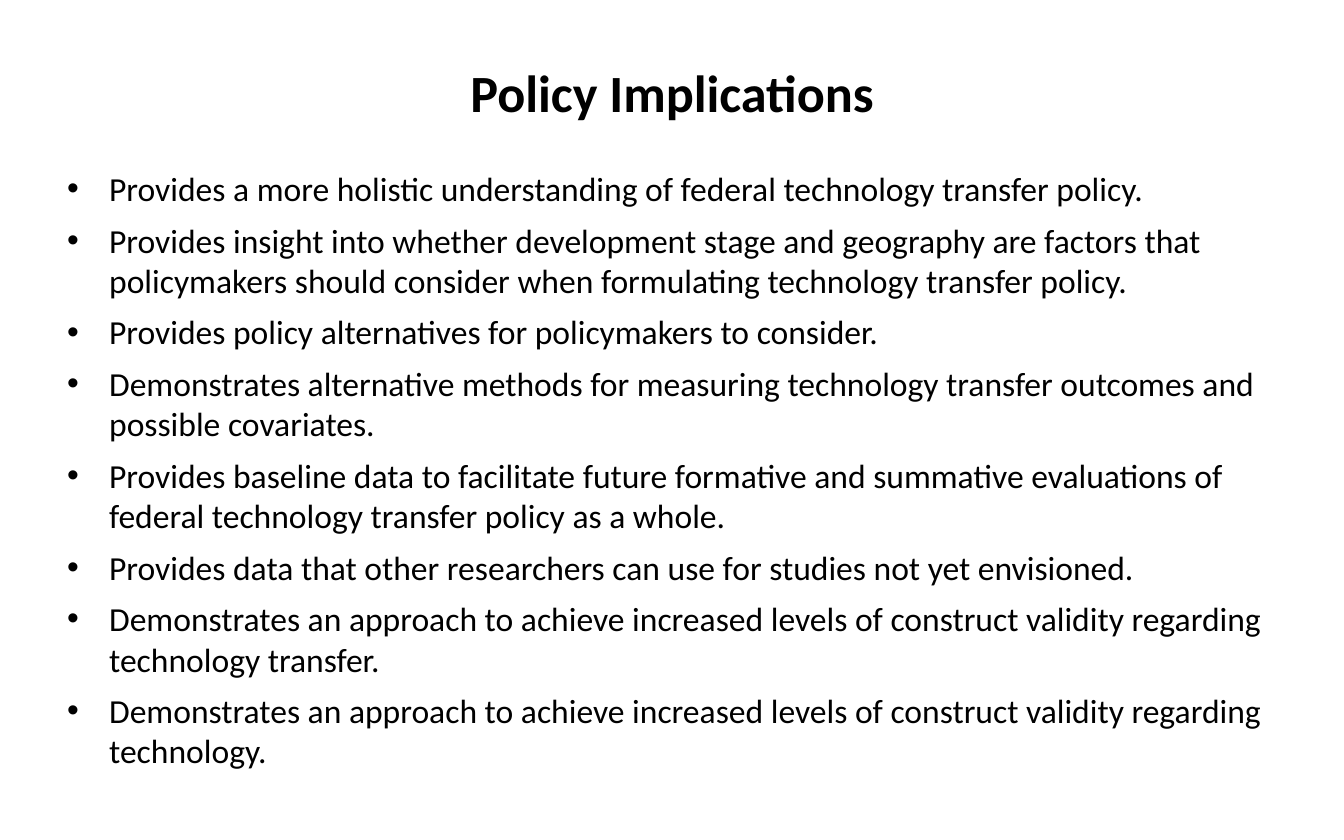
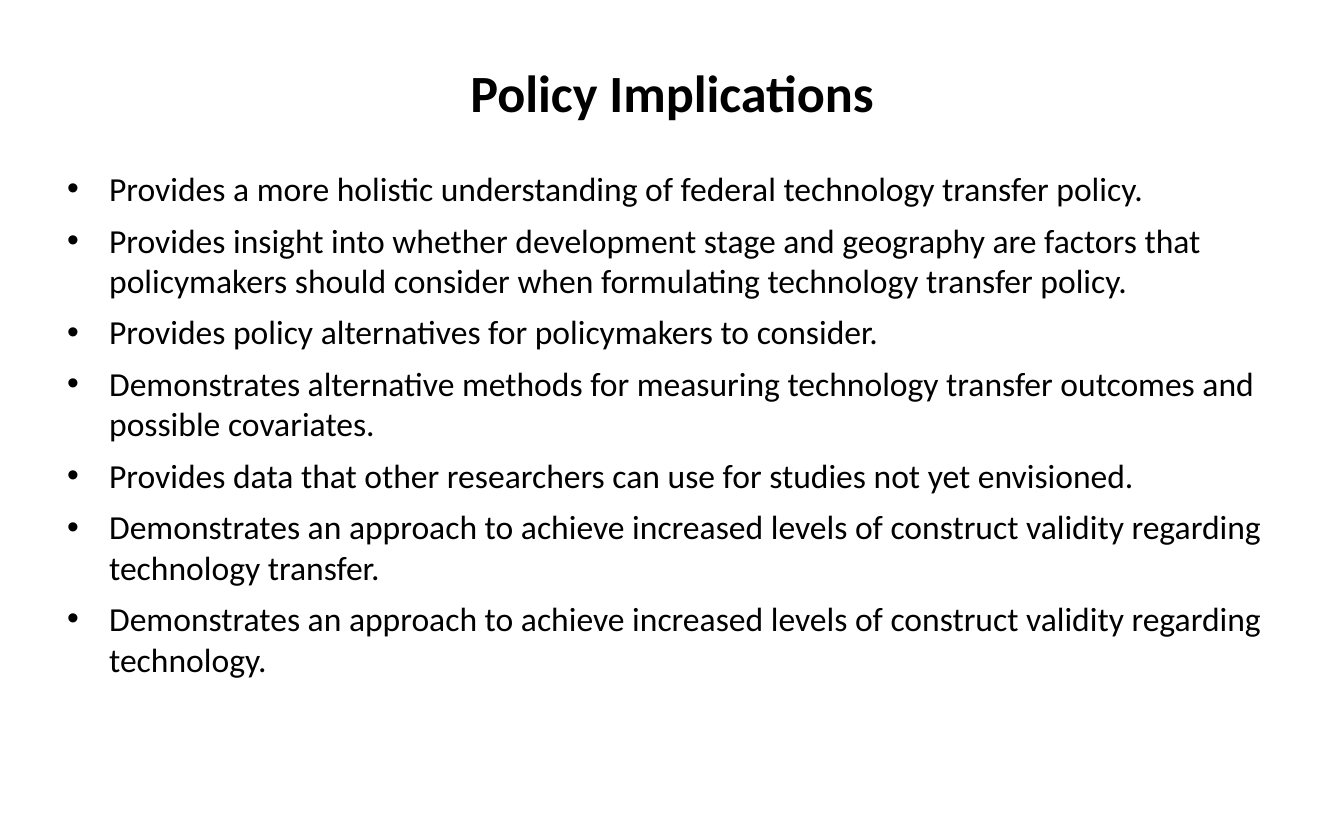
Before and after one commit to SLU-Courses-Townes/SOC5600, a slide deck: slide 43 of FinalProject/Presentation/Townes_SOC5600_FinalProject_Presentation.pptx. Drawn at 1344x840 pixels with LibreOffice and Linux fonts; fonts in the diff are those of the drawing. Boxes give left, top, right and bottom in pixels: in the first picture for what was removed or moved away, otherwise in the second. Text is boxed around its words. In the diff, an @@ line names an element or a change of style, - is before the commit and + after.

```diff
--- a/FinalProject/Presentation/Townes_SOC5600_FinalProject_Presentation.pptx
+++ b/FinalProject/Presentation/Townes_SOC5600_FinalProject_Presentation.pptx
@@ text at [109,464,1222,534]: paragraph removed @@
-• Provides baseline data to facilitate future formative and summative evaluations of federal technology transfer policy as a whole.
```
Also in this commit, not shown: 6 other slides changed, 1 slide added.
